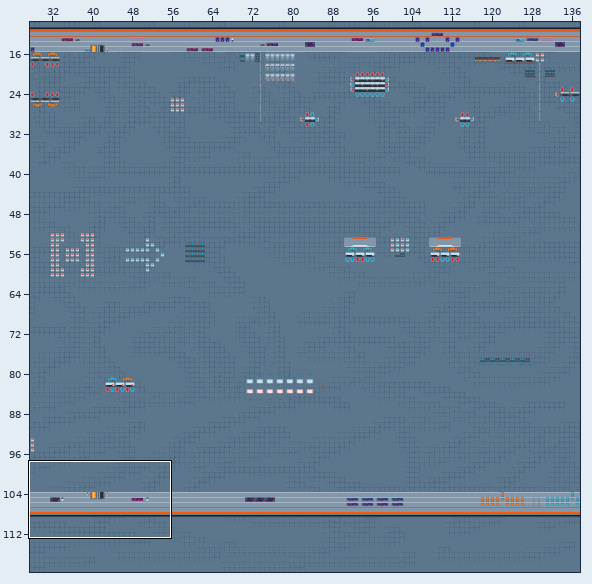
Tiled map, stored at assets/basic/map/Map.tmx. Above: a wide view before the commit, with the close-up outlined.
Close-up. As it was:
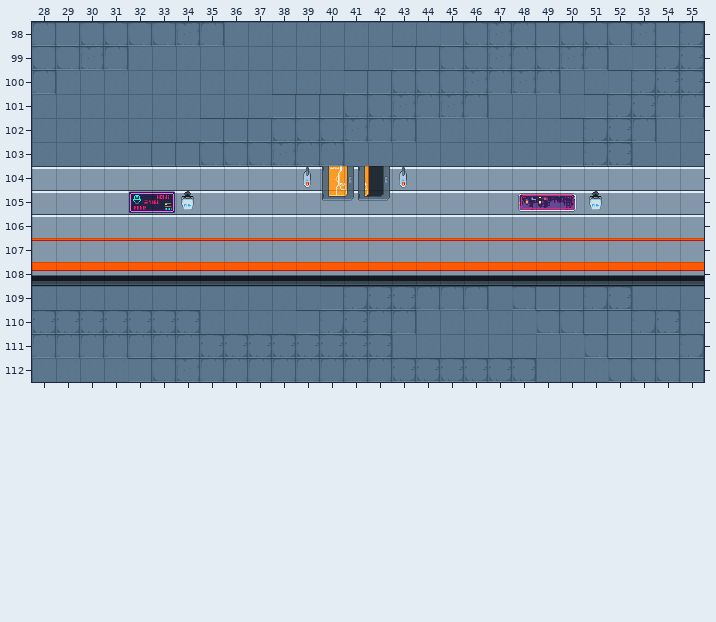
Cells are 32x32 px. Shown: x 28..55, y 98..112. The commit also changed other parts of the map, which this record leaves out.
After the commit:
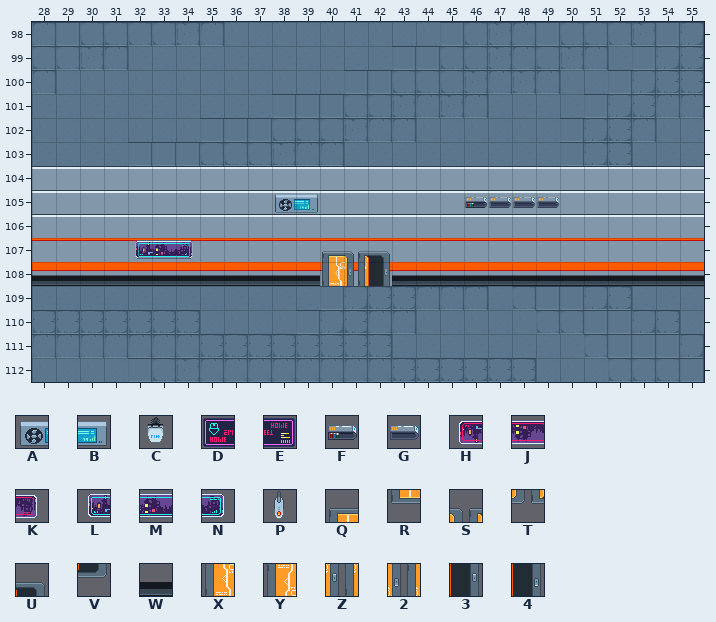
Key: from "TileSet-1": A 8, B 9, C 10 flipped up-down, D 13 flipped up-down, E 14 flipped up-down, F 29, G 30, H 39 flipped up-down, J 40 flipped up-down, K 41 flipped up-down, L 60, M 61, N 62, P 123 flipped up-down, Q 153, R 153 flipped up-down, S 154, T 154 flipped up-down, U 155, V 155 flipped up-down, W 170 flipped up-down, X 174, Y 174 flipped up-down, Z 175, 2 175 flipped up-down, 3 176, 4 176 flipped up-down.
_ is an empty cell, . an unchanged one.
Difference:
--- layer "Layer Decor"
@@ x 32..51 @@
-104 .......PY24P........
-105 DEC...__RTV...__HJKC
+104 ......._____........
+105 ___...AB___...FGGG__
@@ x 32..42 @@
-107 ___.....___
-108 ........WWW
+107 LMN.....QSU
+108 ........XZ3
Boxes around the changes in both close-ups, in picture pixels (x1, y1, x2, y2):
changed: (275, 166, 407, 213)
removed: (129, 191, 194, 213)
changed: (465, 191, 602, 212)
added: (135, 240, 193, 259)
changed: (320, 251, 392, 286)
